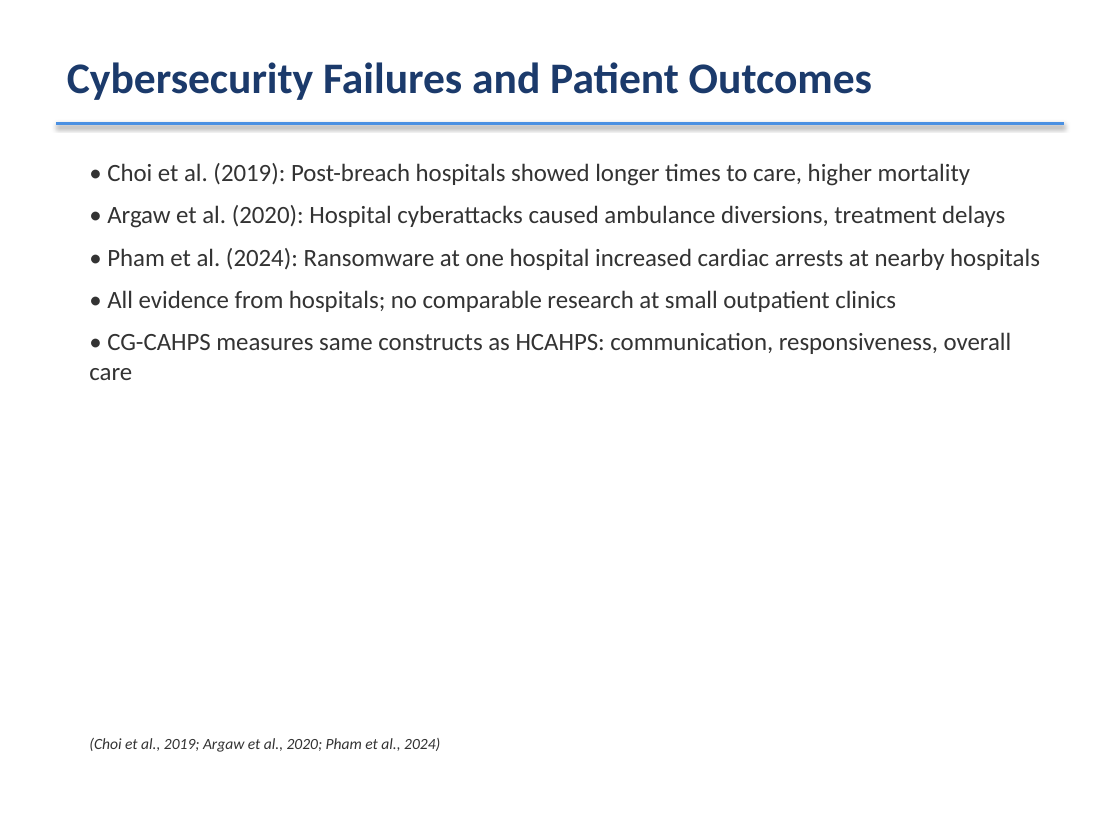
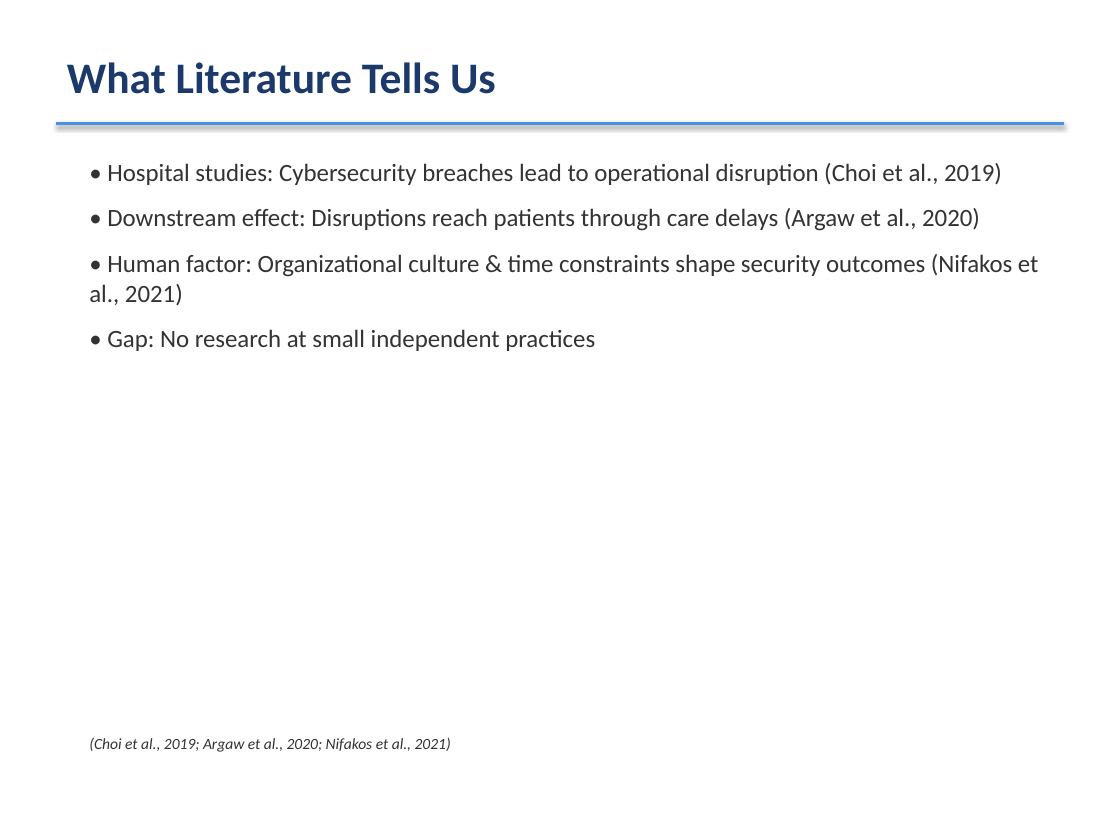
Before and after one commit to CyberNupe/CyberNupe, a slide deck: slide 5 of DRP_Defense_Presentation.pptx (slide 11 before the commit). Drawn at 1120x840 pixels with LibreOffice and Linux fonts; fonts in the diff are those of the drawing. Boxes give left, top, right and bottom in pixels: in the first picture for what was removed or moved away, otherwise in the second. Text is boxed around its words. In the diff, an @@ line names an element or a change of style, - is before the commit and + after.

```diff
--- a/DRP_Defense_Presentation.pptx
+++ b/DRP_Defense_Presentation.pptx
@@ text at (67, 62, 496, 94): text changed @@
-Cybersecurity Failures and Patient Outcomes
+What Literature Tells Us
@@ text at (89, 163, 1039, 351): text changed @@
-• Choi et al. (2019): Post-breach hospitals showed longer times to care, higher mortality
-• Argaw et al. (2020): Hospital cyberattacks caused ambulance diversions, treatment delays
-• Pham et al. (2024): Ransomware at one hospital increased cardiac arrests at nearby hospitals
-• All evidence from hospitals; no comparable research at small outpatient clinics
-• CG-CAHPS measures same constructs as HCAHPS: communication, responsiveness, overall care
+• Hospital studies: Cybersecurity breaches lead to operational disruption (Choi et al., 2019)
+• Downstream effect: Disruptions reach patients through care delays (Argaw et al., 2020)
+• Human factor: Organizational culture & time constraints shape security outcomes (Nifakos et al., 2021)
+• Gap: No research at small independent practices
@@ text at (89, 738, 451, 752): text changed @@
-(Choi et al., 2019; Argaw et al., 2020; Pham et al., 2024)
+(Choi et al., 2019; Argaw et al., 2020; Nifakos et al., 2021)
```
Also in this commit, not shown: 16 other slides changed, 22 slides removed.
